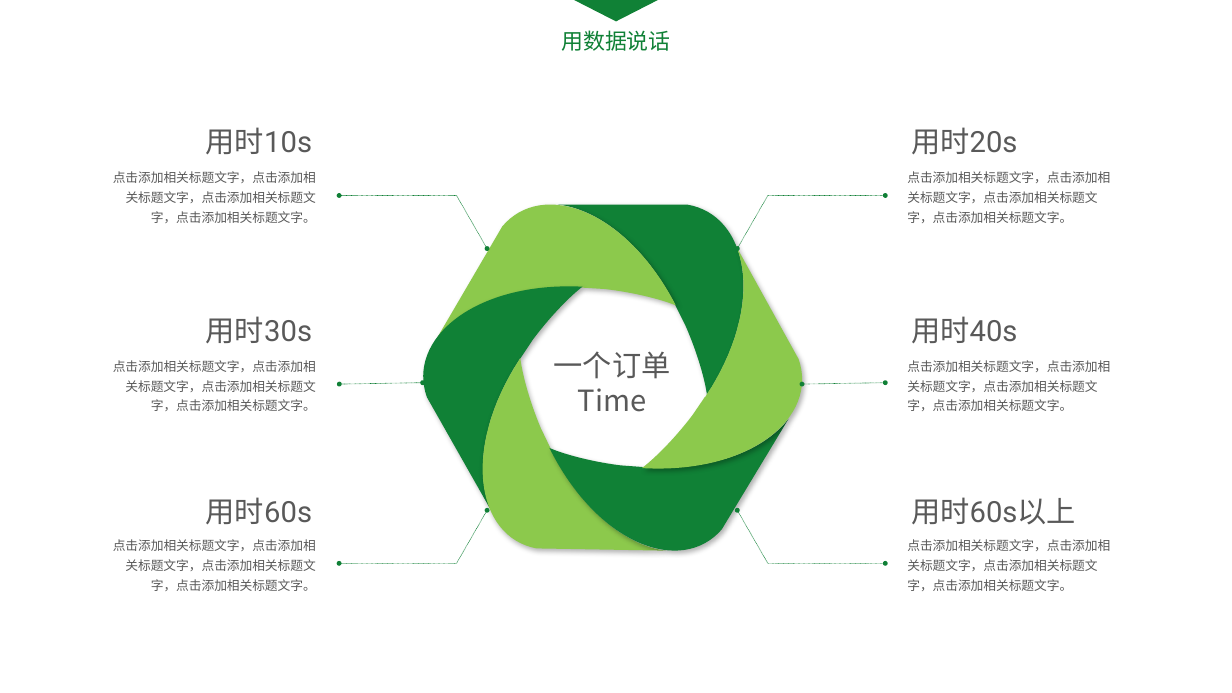
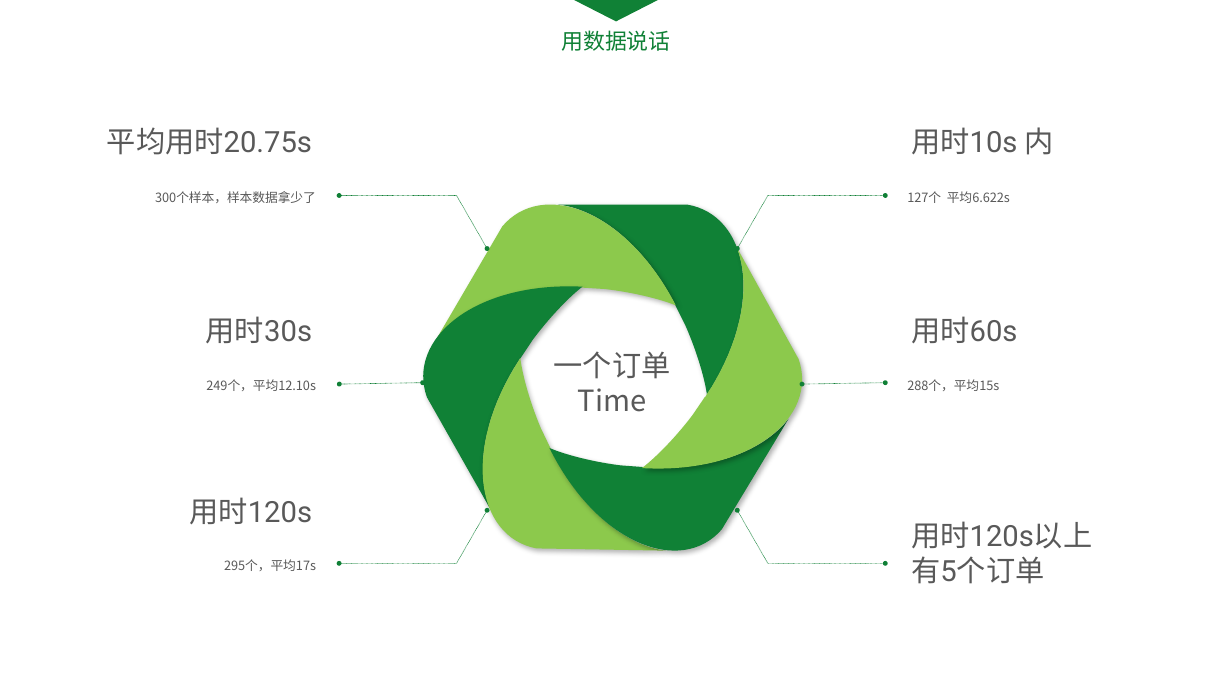
Before and after one commit to qiyer/ApplePayDemo, a slide deck: slide 6 of Pay_PPT/Apple_Pay.pptx. Drawn at 1232x693 pixels with LibreOffice and Linux fonts; fonts in the diff are those of the drawing. Boxes give left, top, right and bottom in pixels: in the first picture for what was removed or moved away, otherwise in the second. Text is boxed around its words. In the diff, an @@ line names an element or a change of style, - is before the commit and + after.

Commit message:
change 3
change 3

```diff
--- a/Pay_PPT/Apple_Pay.pptx
+++ b/Pay_PPT/Apple_Pay.pptx
@@ text at (107,127,312,155): text changed @@
-用时10s
+平均用时20.75s
@@ text at (911,127,1054,155): text changed @@
-用时20s
+用时10s 内
@@ text at (155,191,316,203): text changed @@
-点击添加相关标题文字，点击添加相关标题文字，点击添加相关标题文字，点击添加相关标题文字。
+300个样本，样本数据拿少了
@@ text at (907,191,1010,203): text changed @@
-点击添加相关标题文字，点击添加相关标题文字，点击添加相关标题文字，点击添加相关标题文字。
+127个 平均6.622s
@@ text at (911,316,1017,343): text changed @@
-用时40s
+用时60s
@@ text at (206,379,316,391): text changed @@
-点击添加相关标题文字，点击添加相关标题文字，点击添加相关标题文字，点击添加相关标题文字。
+249个，平均12.10s
@@ text at (907,379,999,391): text changed @@
-点击添加相关标题文字，点击添加相关标题文字，点击添加相关标题文字，点击添加相关标题文字。
+288个，平均15s
@@ text at (189,497,312,524): text changed @@
-用时60s
+用时120s
@@ text removed at (907,539,1110,591) @@
-点击添加相关标题文字，点击添加相关标题文字，点击添加相关标题文字，点击添加相关标题文字。
@@ text at (911,521,1092,584): text changed @@
-用时60s以上
+用时120s以上 有5个订单
@@ text at (224,559,316,571): text changed @@
-点击添加相关标题文字，点击添加相关标题文字，点击添加相关标题文字，点击添加相关标题文字。
+295个，平均17s
```
Also in this commit, not shown: 1 slide added, 1 slide removed.
